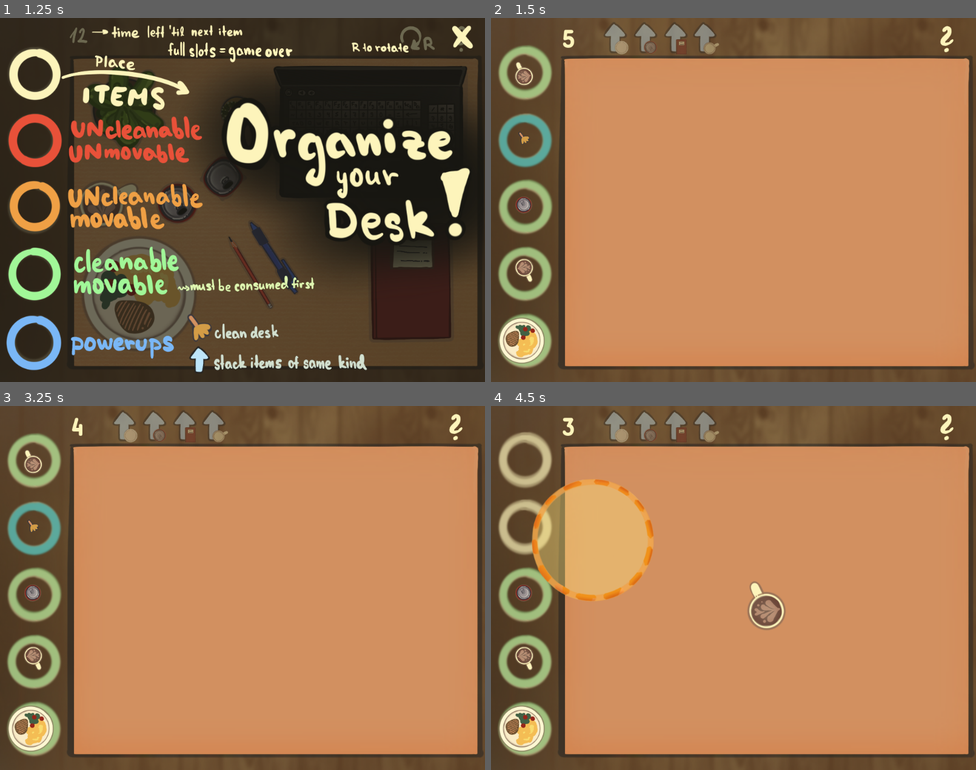
Above: before the commit, frames 1-4 (two rows, left to right).
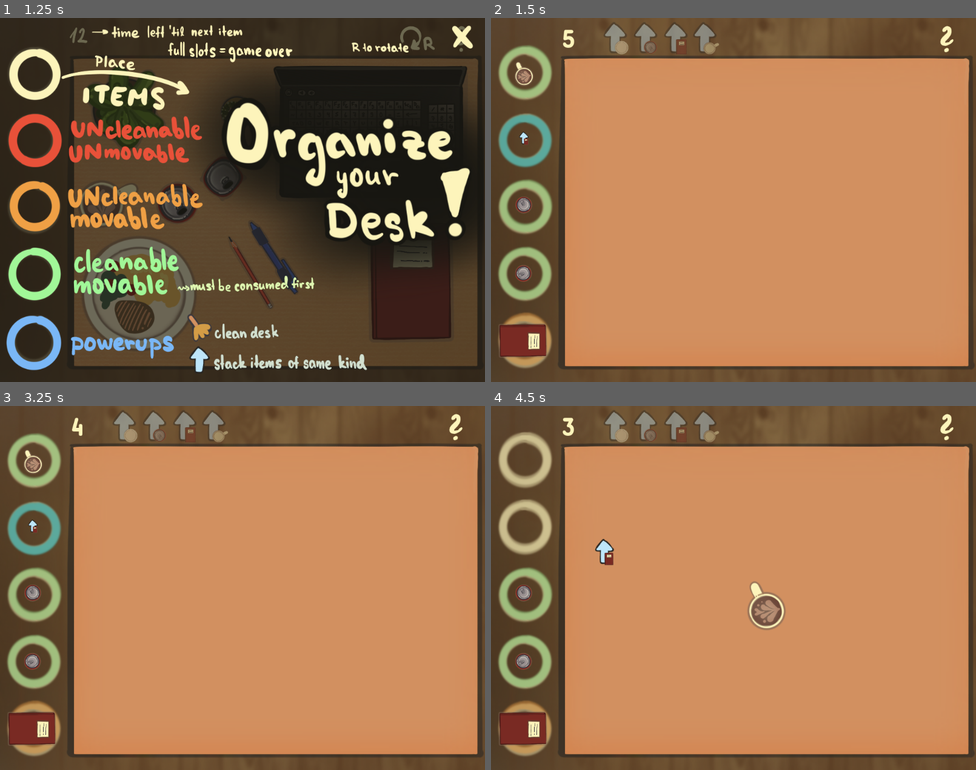
Above: after the commit, the same moments.

Repository: Nekaque/GJTraining
Game: Godot game, scene res://scenes/menu.tscn
Same seed, same stepped clock (60 frames per second), same inputs: the game is played once before the commit and once after it.
Inputs (mouse positions are in pixels of both pictures, inside the frame that each line leads up to):
- Up to frame 1 (1.25 s): click (242, 167) at 0.5 s
- Up to frame 2 (1.5 s): click (951, 36) at 1.25 s
- Up to frame 3 (3.25 s): click (455, 427) at 2 s; click (460, 424) at 2.75 s
- Up to frame 4 (4.5 s): tap Enter at 3.5 s; drag from (524, 460) to (767, 598) at 3.52 s; drag from (524, 529) to (767, 598) at 4.27 s

Frame 1 is identical in both runs. In frame 2, 1.5% of the frame differs, in the area x 1-13%, y 31-96%; in frame 3, 1.5%; in frame 4, 7.9%, in the area x 1-34%, y 20-96%.

Commit message:
powerups fixed

Diff:
--- a/scripts/item.gd
+++ b/scripts/item.gd
@@ -16,7 +16,7 @@
 var default = load("res://assets/buttons/hand_default.png")
 var collided = false
 var is_cleanable = [true, false, true, true, false, false, false, false, false, false, false, false, false, false]
-var is_movable = [true, true, true, true, false, false, true, true, true, false, false, false, false, false]
+var is_movable = [true, true, true, true, false, false, true, true, true, false, false, false, false, true]
 
 
 
--- a/scripts/main.gd
+++ b/scripts/main.gd
@@ -10,7 +10,7 @@
 var scale
 var random = RandomNumberGenerator.new()
 # ['steak', 'book', 'coffee', 'can', 'pc', 'cactus', 'pencil', 'pen', 'plant']
-var probs = [1, 0.6, 3, 3, 0.2, 0.3, 1.2, 1.2, 0.7, 0.5, 0.5, 0.5, 0.5, 2]
+var probs = [1, 0.6, 3, 3, 0.2, 0.3, 1.2, 1.2, 0.7, 0.5, 5, 0.5, 0.5, 1]
 var shake = false
 var holding = load("res://assets/buttons/hand_holding.png")
 var default = load("res://assets/buttons/hand_default.png")
@@ -75,7 +75,8 @@
 	else: $Cam.position = Vector2(512,384)
 	if dragging:
 		dragging.position = get_viewport().get_mouse_position()
-		if (dragging.on_table and Coll.collisions == 0): Input.set_custom_mouse_cursor(table)
+		print(dragging.on_table)
+		if (dragging.on_table and (Coll.collisions == 0 or dragging.type == 13)): Input.set_custom_mouse_cursor(table)
 		else: Input.set_custom_mouse_cursor(no_table)
 	rest -= delta
 	var t = int(rest)+1
@@ -95,7 +96,8 @@
 							$Music/Pick_up_item.play()
 							if dragging.type == 13: dragging.animate()
 							break
-						else: shaking()
+						else:
+							shaking()
 		elif dragging:
 			Input.set_custom_mouse_cursor(default, 0, Vector2(2,2))
 			if Coll.collisions >= 1 or !dragging.on_table:
